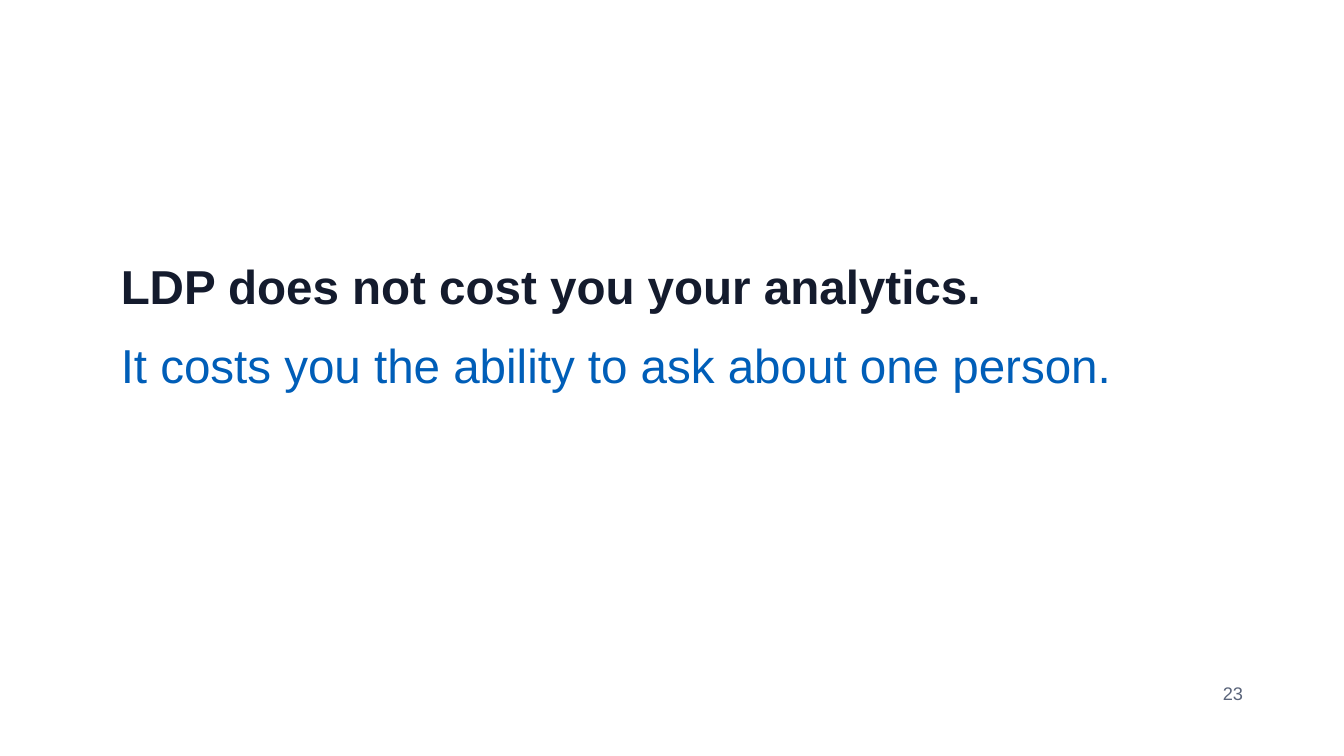
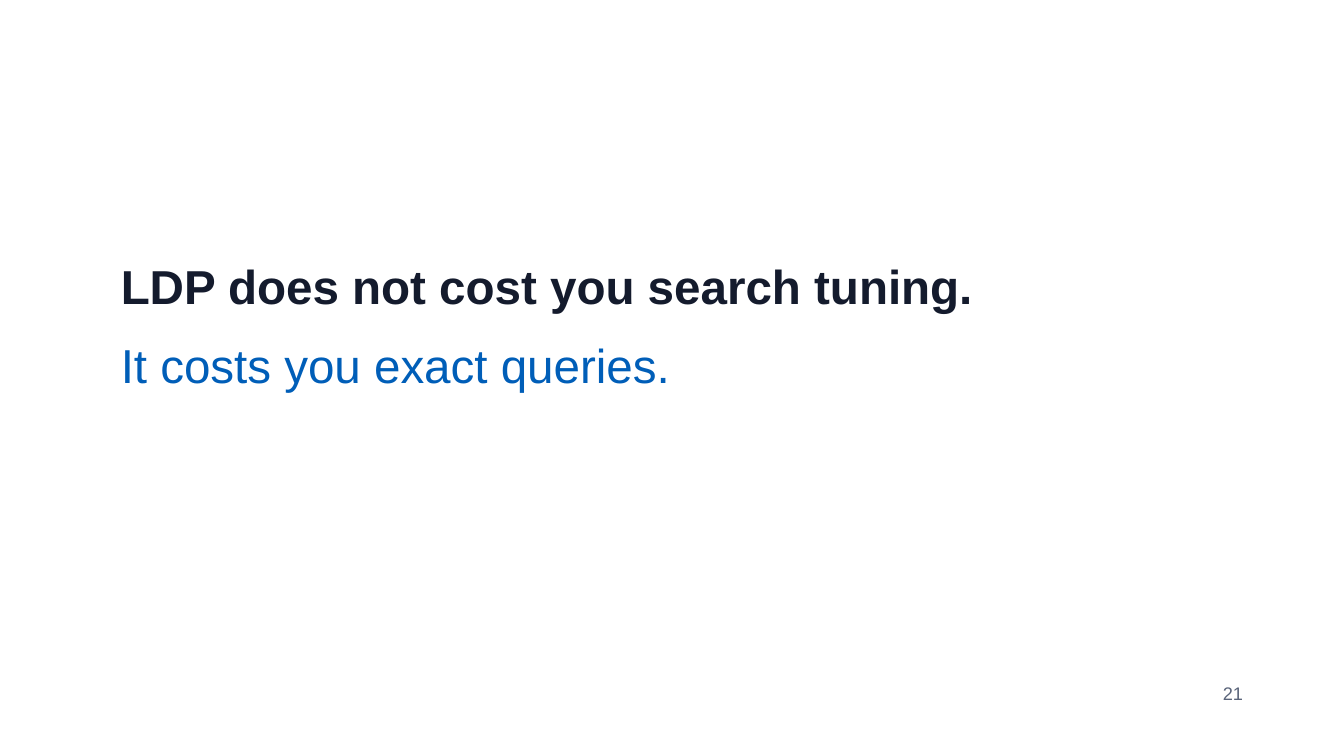
Before and after one commit to jzonthemtn/ldp-for-search, a slide deck: slide 21 of ldp_for_search_slides.pptx (slide 23 before the commit). Drawn at 1344x756 pixels with LibreOffice and Linux fonts; fonts in the diff are those of the drawing. Boxes give left, top, right and bottom in pixels: in the first picture for what was removed or moved away, otherwise in the second. Text is boxed around its words. In the diff, an @@ line names an element or a change of style, - is before the commit and + after.

```diff
--- a/ldp_for_search_slides.pptx
+++ b/ldp_for_search_slides.pptx
@@ text at box(121, 269, 972, 393): text changed; text colour #005EB8 to #141B2D; bold on @@
-LDP does not cost you your analytics.
-It costs you the ability to ask about one person.
+LDP does not cost you search tuning.
+It costs you exact queries.
@@ text at box(1223, 687, 1243, 700): text changed @@
-23
+21
```
Also in this commit, not shown: 10 other slides changed, 1 slide added, 3 slides removed, 5 other files.
